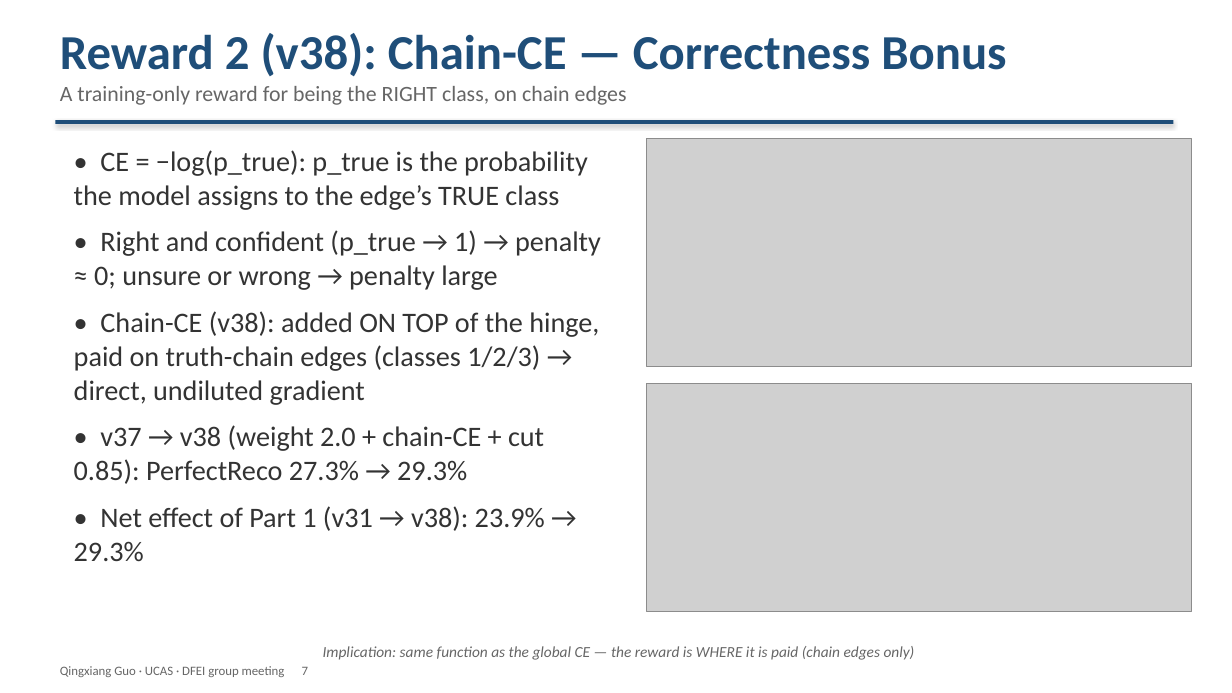
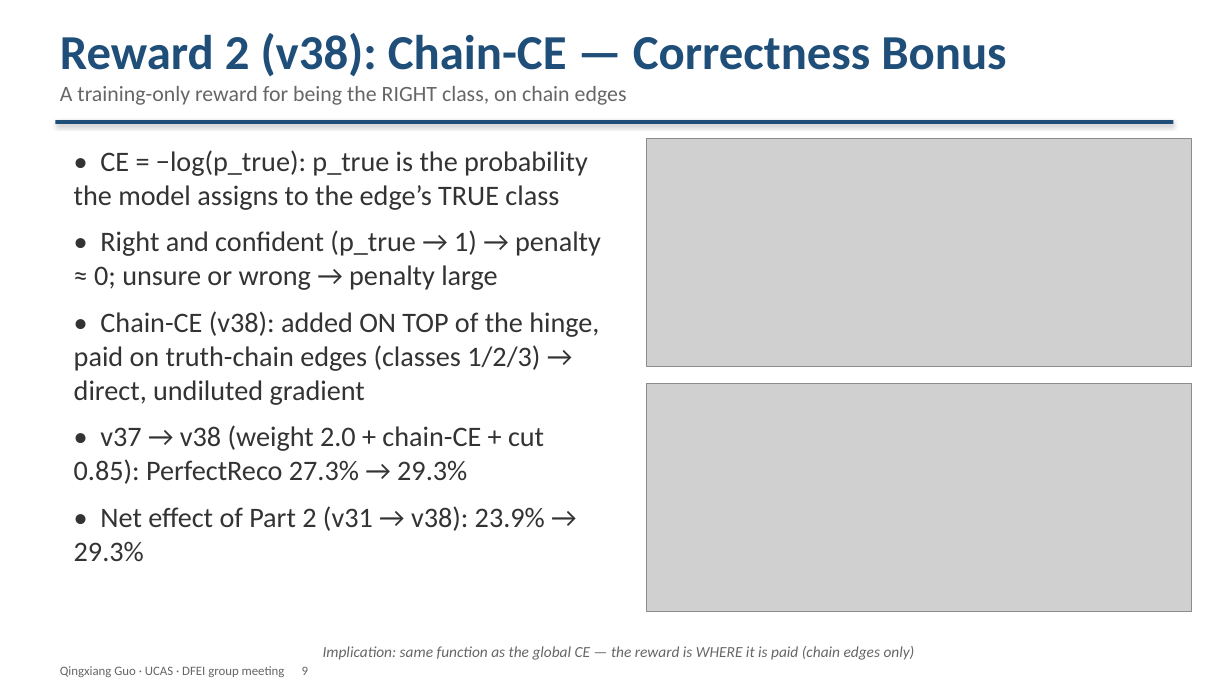
Before and after one commit to Aniedrew/dfei_ift, a slide deck: slide 9 of meeting_figs/DFEI_progress_20260902_EN.pptx (slide 7 before the commit). Drawn at 1232x693 pixels with LibreOffice and Linux fonts; fonts in the diff are those of the drawing; grey boxes stand for pictures. Boxes give left, top, right and bottom in pixels: in the first picture for what was removed or moved away, otherwise in the second. Text is boxed around its words. In the diff, an @@ line names an element or a change of style, - is before the commit and + after.

Commit message:
docs: split part 1 into pruning + rewarding; clarify later parts with plots
- Part 1 = Differentiable Pruning with Annealing; Part 2 = Rewarding the Chain
- "Why Chains Die" moved to the start of Part 2 (imbalance, one misclassified edge),
  then root cause (dilution), then hinge (v37), chain-CE (v38)
- New S10 "The Strategy Works": PerfectReco per version + per-class accuracy
  before/after the rewards (v31 -> v38)
- Later parts now figure-backed: head zoo (S11), mass ROC with caption (S12),
  struct/mom tree schematic (S13), probe R2 chart (S14), v48 gradient-balance
  chart (S15); Parts renumbered to 5, deck is 17 pages

```diff
--- a/meeting_figs/DFEI_progress_20260902_EN.pptx
+++ b/meeting_figs/DFEI_progress_20260902_EN.pptx
@@ text at (x1=74, y1=506, x2=545, y2=562): text changed @@
-• Net effect of Part 1 (v31 → v38): 23.9% → 29.3%
+• Net effect of Part 2 (v31 → v38): 23.9% → 29.3%
@@ text at (x1=60, y1=666, x2=308, y2=677): text changed @@
-Qingxiang Guo · UCAS · DFEI group meeting 7
+Qingxiang Guo · UCAS · DFEI group meeting 9
```
Also in this commit, not shown: 12 other slides changed, 1 slide added, 7 other files.
